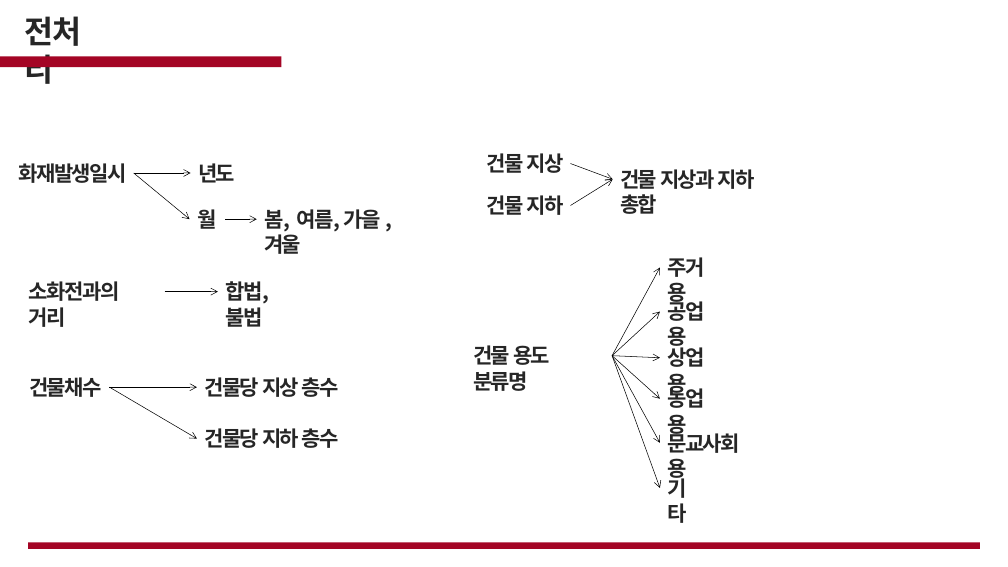
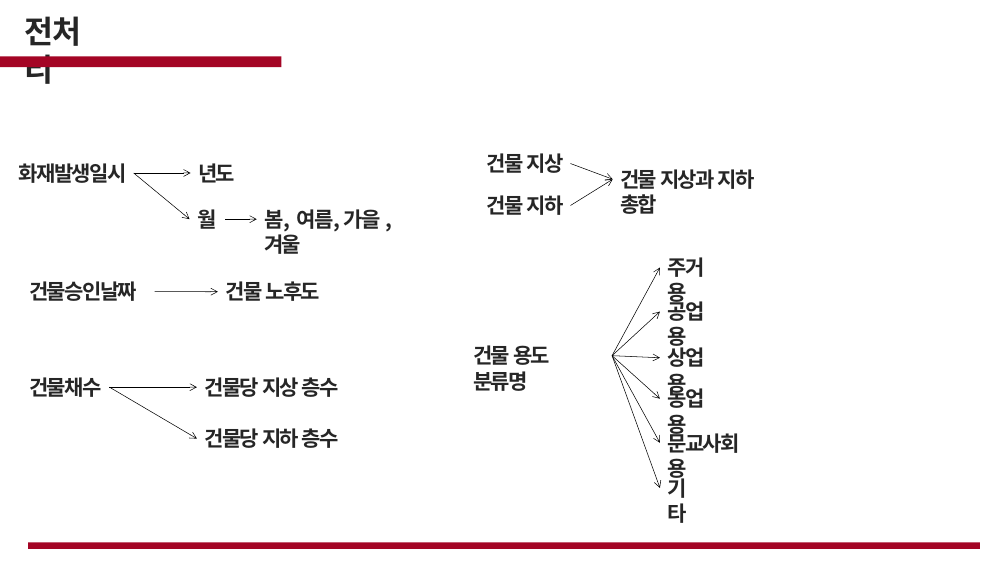
Before and after one commit to cjsgk106/fire-prediction-analysis, a slide deck: slide 12 of work/화재.pptx (slide 13 before the commit). Drawn at 1008x567 pixels with LibreOffice and Linux fonts; fonts in the diff are those of the drawing; background and template pictures are left out. Boxes give left, top, right and bottom in pixels: in the first picture for what was removed or moved away, otherwise in the second. Text is boxed around its words. In the diff, an @@ line names an element or a change of style, - is before the commit and + after.

```diff
--- a/work/화재.pptx
+++ b/work/화재.pptx
@@ text at (29, 281, 137, 301): text changed @@
-소화전과의 거리
+건물승인날짜
@@ arrow moved from (165, 292) - (218, 292) to (154, 292) - (218, 292) @@
@@ text at (225, 281, 320, 301): text changed @@
-합법, 불법
+건물 노후도
```
Also in this commit, not shown: 4 other slides changed, 1 slide added, 3 slides removed.
